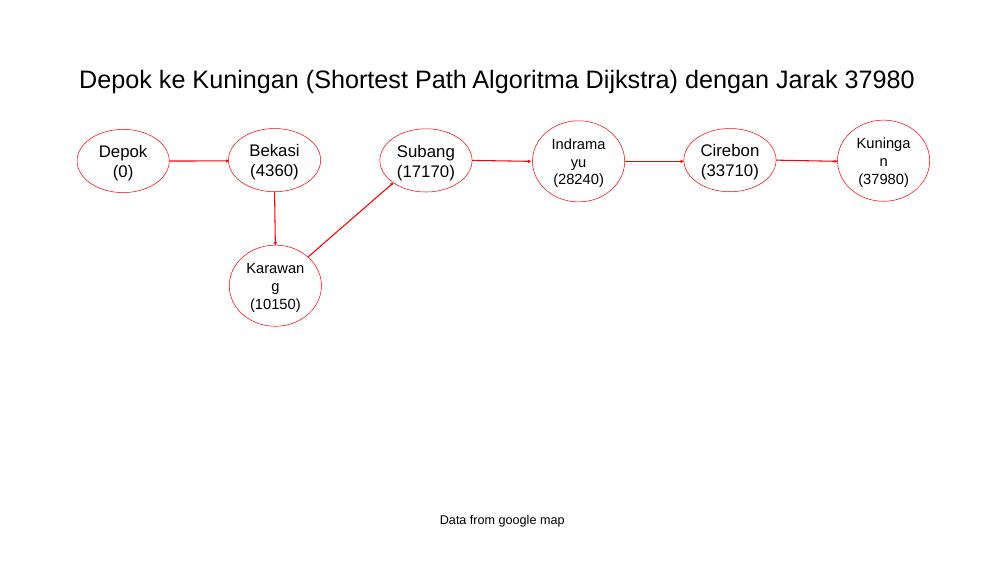
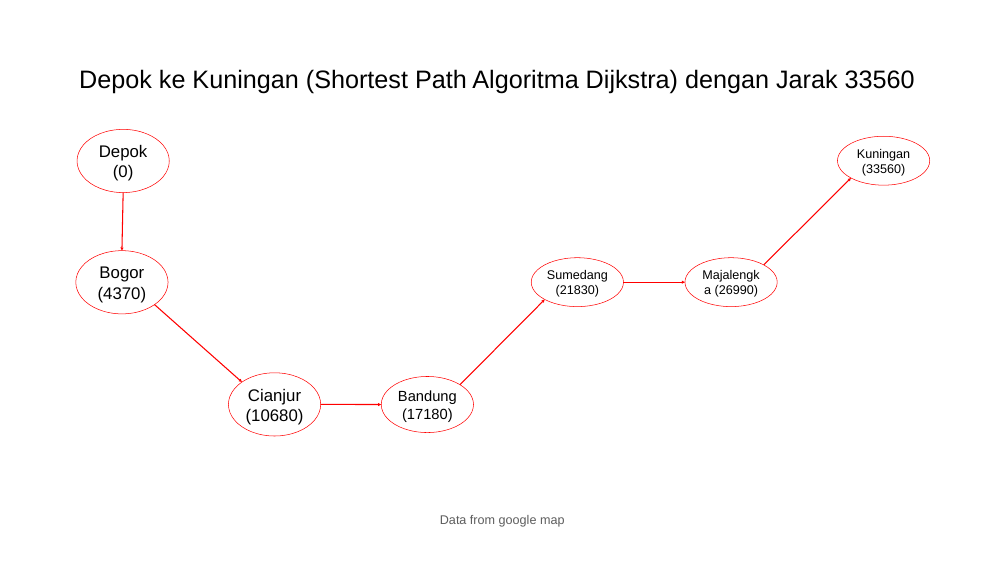
Before and after one commit to HanifHBK/TugasPMC, a slide deck: slide 5 of Latihan 6/implementasi graph dan tree-revisi.pptx. Drawn at 1008x567 pixels with LibreOffice and Linux fonts; fonts in the diff are those of the drawing. Boxes give left, top, right and bottom in pixels: in the first picture for what was removed or moved away, otherwise in the second. Text is boxed around its words. In the diff, an @@ line names an element or a change of style, - is before the commit and + after.

```diff
--- a/Latihan 6/implementasi graph dan tree-revisi.pptx
+++ b/Latihan 6/implementasi graph dan tree-revisi.pptx
@@ text at (79,69,915,93): text changed @@
-Depok ke Kuningan (Shortest Path Algoritma Dijkstra) dengan Jarak 37980
+Depok ke Kuningan (Shortest Path Algoritma Dijkstra) dengan Jarak 33560
@@ ellipse "Depok (0)" at (77,129,169,192): fill #FFFFFF to none @@
@@ ellipse removed at (228,129,321,192) @@
-Bekasi (4360)
@@ ellipse removed at (380,129,472,192) @@
-Subang (17170)
@@ ellipse removed at (533,121,625,202) @@
-Indramayu (28240)
@@ ellipse removed at (684,129,776,192) @@
-Cirebon (33710)
@@ ellipse "Kuningan (33560)" at (838,136,930,185): fill #FFFFFF to none @@
@@ ellipse "Kuningan (33560)": place and size @@
-ellipse "Kuningan (33560)" at (838,120,930,201)
+ellipse "Kuningan (33560)" at (838,136,930,185)
@@ text in ellipse at (857,149,910,176): text changed; size 28 to 24 pt @@
-Kuningan (37980)
+Kuningan (33560)
@@ arrow removed from (472, 160) to (531, 161) @@
@@ arrow moved from (776, 160) - (838, 161) to (763, 265) - (851, 178) @@
@@ arrow moved from (274, 192) - (275, 245) to (123, 193) - (122, 251) @@
@@ ellipse added at (76,251,168,314), outline #FF0000 1 pt, 32 pt, text #000000 @@
+Bogor (4370)
@@ ellipse removed at (229,245,321,327) @@
-Karawang (10150)
@@ ellipse added at (531,258,623,307), outline #FF0000 1 pt, 24 pt, text #000000 @@
+Sumedang (21830)
@@ ellipse added at (685,258,777,307), outline #FF0000 1 pt, 24 pt, text #000000 @@
+Majalengka (26990)
@@ arrow added from (460, 385) to (545, 299), #FF0000 2 pt @@
@@ arrow moved from (625, 161) - (684, 161) to (623, 282) - (685, 282) @@
@@ arrow moved from (308, 257) - (393, 183) to (155, 305) - (242, 382) @@
@@ ellipse added at (228,373,321,436), outline #FF0000 1 pt, 32 pt, text #000000 @@
+Cianjur (10680)
@@ ellipse added at (381,376,474,432), outline #FF0000 1 pt, 28 pt, text #000000 @@
+Bandung (17180)
@@ arrow moved from (169, 161) - (229, 161) to (321, 404) - (381, 404) @@
@@ text "Data from google map" at (440,515,565,527): text colour #000000 to #5E5E5E @@
```
Also in this commit, not shown: 1 other slide changed.
